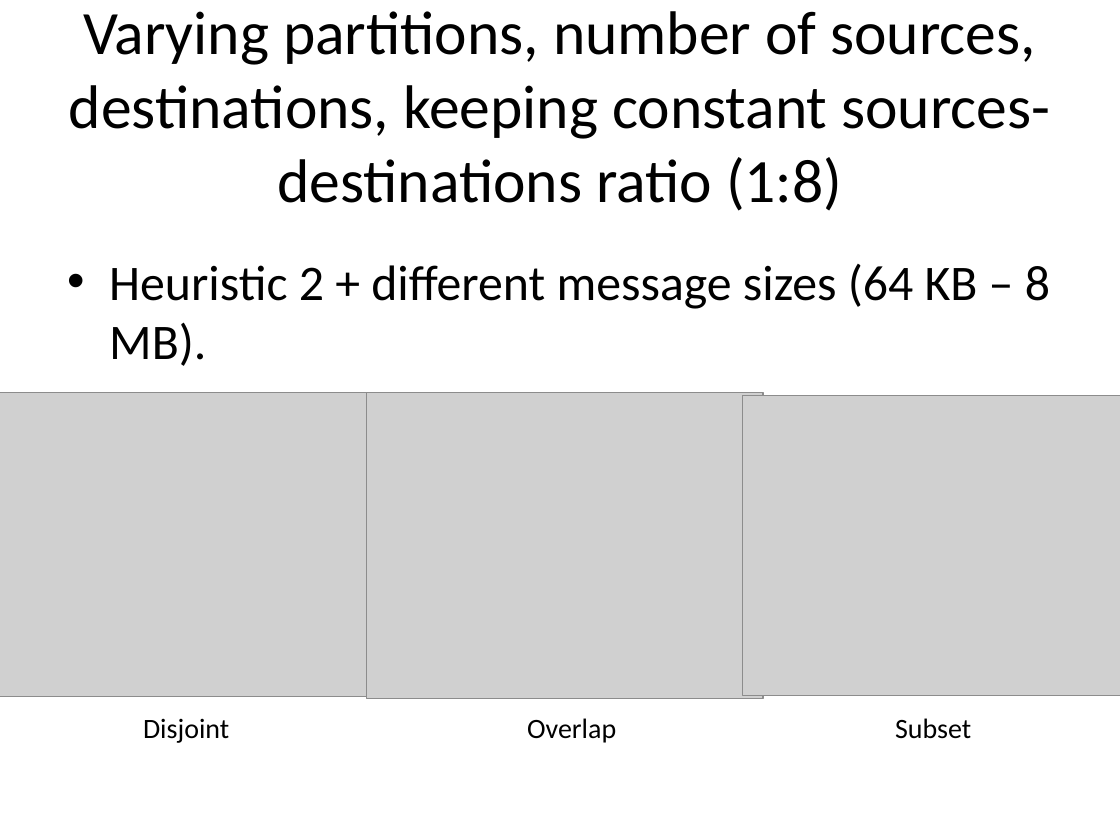
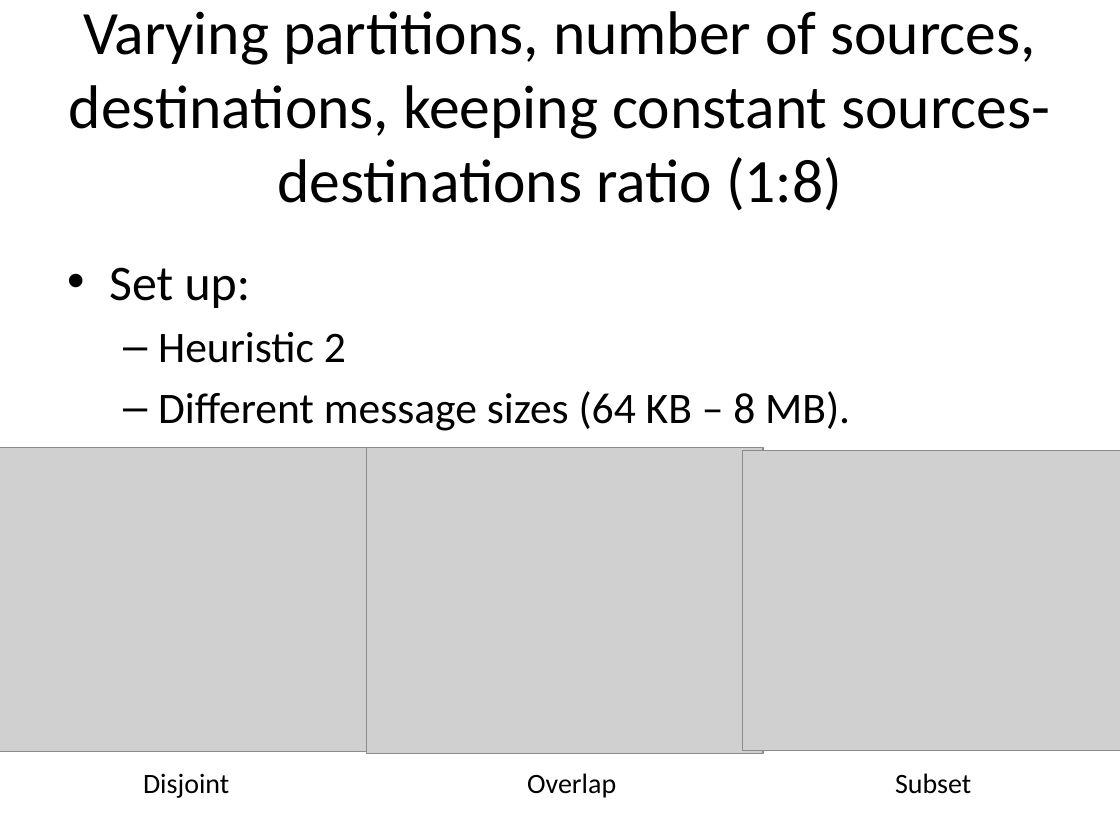
Before and after one commit to huyba/optiq, a slide deck: slide 9 of docs/Meeting_June_19.pptx. Drawn at 1120x840 pixels with LibreOffice and Linux fonts; fonts in the diff are those of the drawing; grey boxes stand for pictures. Boxes give left, top, right and bottom in pixels: in the first picture for what was removed or moved away, otherwise in the second. Text is boxed around its words. In the diff, an @@ line names an element or a change of style, - is before the commit and + after.

Commit message:
edits

```diff
--- a/docs/Meeting_June_19.pptx
+++ b/docs/Meeting_June_19.pptx
@@ text at bbox=[109, 267, 850, 431]: text changed; size 32 to 28 pt @@
-• Heuristic 2 + different message sizes (64 KB – 8 MB).
+• Set up:
+  – Heuristic 2
+  – Different message sizes (64 KB – 8 MB).
@@ 3 pictures, 3 texts: place and size @@
-3 pictures, 3 texts at bbox=[0, 392, 1120, 743]
+3 pictures, 3 texts at bbox=[0, 447, 1120, 798]
```
Also in this commit, not shown: 2 other slides changed.
